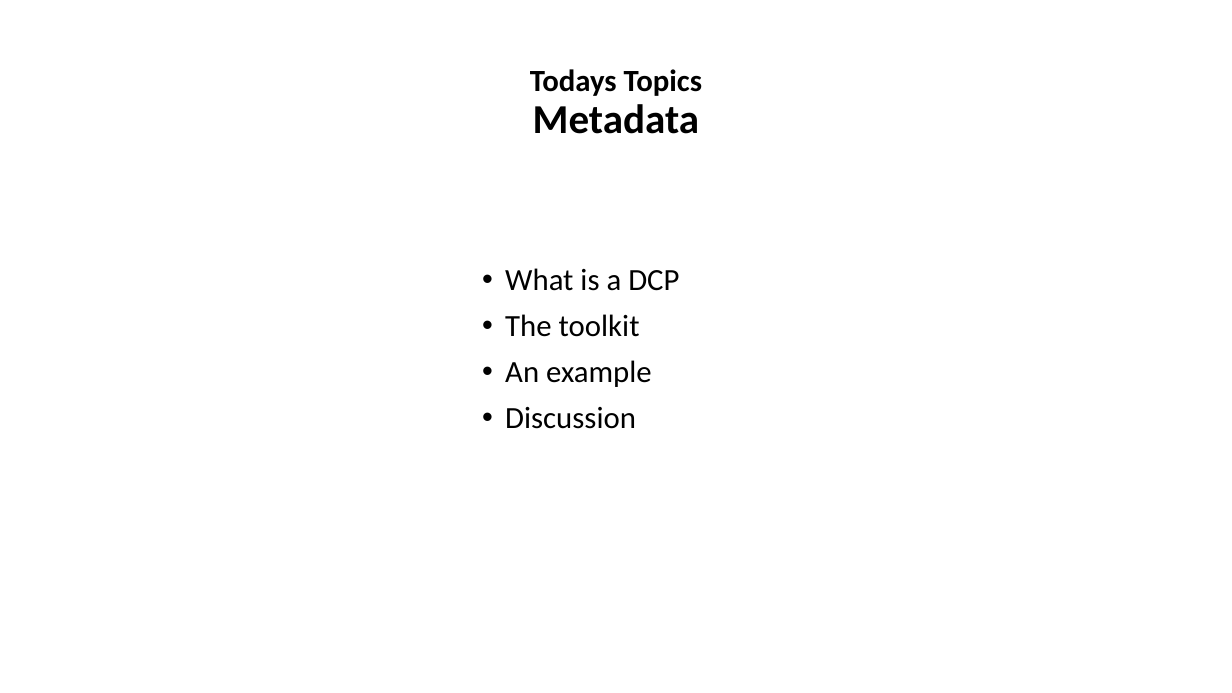
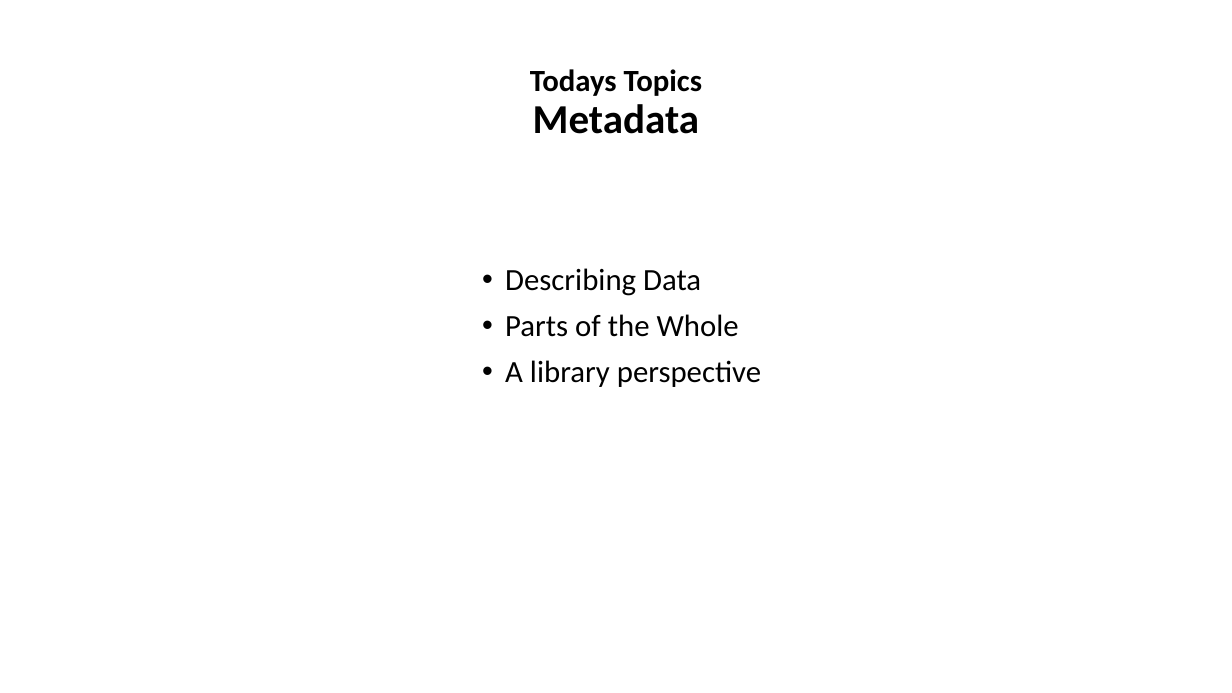
Before and after one commit to tibbben/teaching.data.literacy, a slide deck: slide 2 of UM_DataManagementClass/Lessons/08/08_FirstMeeting.pptx. Drawn at 1232x693 pixels with LibreOffice and Linux fonts; fonts in the diff are those of the drawing. Boxes give left, top, right and bottom in pixels: in the first picture for what was removed or moved away, otherwise in the second. Text is boxed around its words. In the diff, an @@ line names an element or a change of style, - is before the commit and + after.

```diff
--- a/UM_DataManagementClass/Lessons/08/08_FirstMeeting.pptx
+++ b/UM_DataManagementClass/Lessons/08/08_FirstMeeting.pptx
@@ text at <box>505,268,761,387</box>: text changed @@
-• What is a DCP
-• The toolkit
-• An example
-• Discussion
+• Describing Data
+• Parts of the Whole
+• A library perspective
```
Also in this commit, not shown: 2 slides added, 1 other file.
